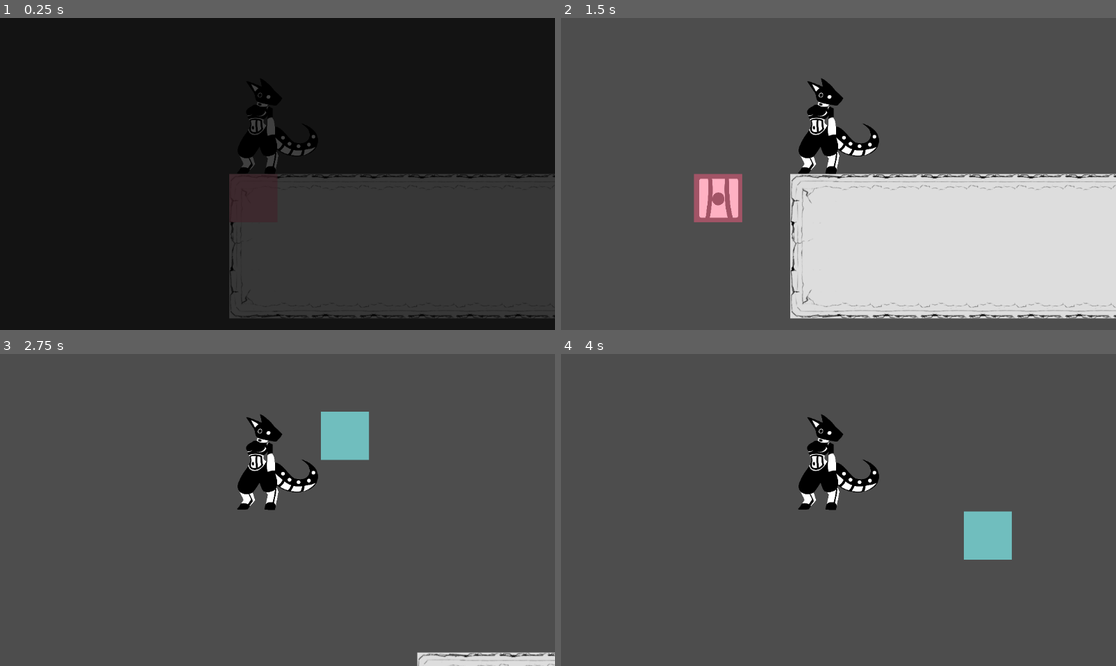
Above: before the commit, frames 1-4 (two rows, left to right).
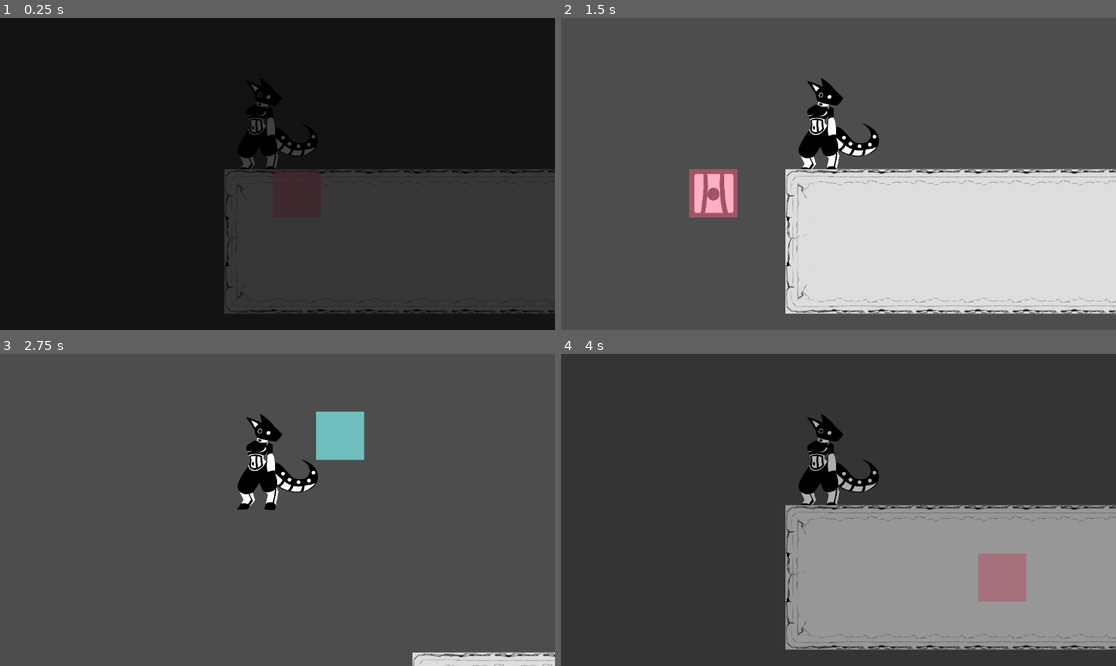
Above: after the commit, the same moments.

Repository: scales-in-git/TeamTime
Game: Godot game, scene res://Scenes/Levels/Debug/RundimentaryLevels/LevelA.tscn
Two runs of this game, one before a commit and one after it. Both use one fixed random seed, a clock stepped at 60 frames per second and the inputs below. The project has no main scene, so this scene is started directly.
Inputs (mouse positions are in pixels of both pictures, inside the frame that each line leads up to):
- Up to frame 1 (0.25 s): no input
- Up to frame 2 (1.5 s): move the mouse to (960, 158) at 0.52 s; hold Right mouse button (player_block_delete) 0.53-1.28 s; hold D (player_right) from 0.53 s (still down); tap Space (player_jump) at 0.77 s; tap Enter at 1.25 s; move the mouse to (727, 189) at 1.27 s; click (727, 189) at 1.35 s
- Up to frame 3 (2.75 s): tap Space (player_jump) at 1.52, 2 s; move the mouse to (333, 441) at 2.02 s; release D (player_right) at 2.03 s; hold A (player_left) from 2.03 s (still down); hold Q (player_delete_all) from 2.03 s (still down)
- Up to frame 4 (4 s): move the mouse to (810, 572) at 2.77 s; release A (player_left) at 2.78 s; release Q (player_delete_all) at 2.78 s; hold D (player_right) from 2.78 s (still down); right-click (810, 572) at 2.85 s; tap Space (player_jump) at 3.02, 3.77 s; move the mouse to (1005, 556) at 3.52 s; press the mouse at (1005, 556) at 3.53 s

The runs differ from the first frame. In frame 1, 1.6% of the frame differs, in the area x 40-100%, y 48-97%; in frame 2, 5.3%; in frame 3, 0.6%; in frame 4, 98%, in the area x 0-100%, y 0-100%.

Commit message:
Death Pits woohoo

Diff:
--- a/Scenes/Levels/Debug/RundimentaryLevels/LevelA.tscn
+++ b/Scenes/Levels/Debug/RundimentaryLevels/LevelA.tscn
@@ -1,10 +1,14 @@
-[gd_scene load_steps=6 format=4 uid="uid://fv5qoda6vwj4"]
+[gd_scene load_steps=8 format=4 uid="uid://fv5qoda6vwj4"]
 
 [ext_resource type="TileSet" uid="uid://c25hcjc6u3jq1" path="res://Scenes/Levels/DebugTileSet.tres" id="1_c0w2p"]
 [ext_resource type="PackedScene" uid="uid://yhp7gr6fmrn5" path="res://Scenes/Mechanics/Exit/InstantExit/InstantExit.tscn" id="3_gmhiq"]
 [ext_resource type="PackedScene" uid="uid://uuf6ujkuy7bv" path="res://Scenes/Mechanics/Entrance/WalkingEntrance/WalkingEntrance.tscn" id="3_h1f6c"]
 [ext_resource type="PackedScene" uid="uid://dbehr8mfolttb" path="res://Scenes/Utility/SmartMusicPlayer.tscn" id="4_h1f6c"]
 [ext_resource type="AudioStream" uid="uid://d2tfnsct46q64" path="res://music/lab_ambience.wav" id="5_sp5aj"]
+[ext_resource type="PackedScene" uid="uid://jhjkr5mcfjhg" path="res://Scenes/Mechanics/DeathPit/DeathPit.tscn" id="6_hka5o"]
+
+[sub_resource type="RectangleShape2D" id="RectangleShape2D_63nxv"]
+size = Vector2(10000, 300)
 
 [node name="LevelA" type="Node2D"]
 
@@ -17,7 +21,13 @@
 scene = "uid://c1dpvnlb8w12k"
 
 [node name="WalkingEntrance" parent="." instance=ExtResource("3_h1f6c")]
-position = Vector2(-400, 0)
+position = Vector2(-390, 10)
 
 [node name="SmartMusicPlayer" parent="." instance=ExtResource("4_h1f6c")]
 music = ExtResource("5_sp5aj")
+
+[node name="DeathPit" parent="." instance=ExtResource("6_hka5o")]
+position = Vector2(0, 500)
+
+[node name="CollisionShape2D" type="CollisionShape2D" parent="DeathPit"]
+shape = SubResource("RectangleShape2D_63nxv")
--- /dev/null
+++ b/Scenes/Mechanics/DeathPit/DeathPit.gd
@@ -0,0 +1,6 @@
+extends Area2D
+
+func _on_body_entered(body):
+    print("Hello")
+    if body is Player:
+        SceneTransition.reset_scene()
--- /dev/null
+++ b/Scenes/Mechanics/DeathPit/DeathPit.tscn
@@ -0,0 +1,8 @@
+[gd_scene load_steps=2 format=3 uid="uid://jhjkr5mcfjhg"]
+
+[ext_resource type="Script" uid="uid://up3ygl4a013v" path="res://Scenes/Mechanics/DeathPit/DeathPit.gd" id="1_lsin3"]
+
+[node name="DeathPit" type="Area2D"]
+script = ExtResource("1_lsin3")
+
+[connection signal="body_entered" from="." to="." method="_on_body_entered"]
--- a/Scripts/Autoloads/SceneTransition.gd
+++ b/Scripts/Autoloads/SceneTransition.gd
@@ -1,11 +1,13 @@
 extends Node
+
+var current_scene
 
 
 func background_load_transition(new_place) -> void:
 	ResourceLoader.load_threaded_request(new_place)
 
 func transition(new_place) -> void:
-	var level_scene = ResourceLoader.load_threaded_get(new_place)
+	current_scene = ResourceLoader.load_threaded_get(new_place)
 
 	if Game.player:
 		Game.player.get_parent().remove_child(Game.player)
@@ -14,5 +16,13 @@
 
 	# Todo: If this is called but new_place isn't ready to load, then a
 	#  loading screen should appear.
-	get_tree().call_deferred("change_scene_to_packed", level_scene)
+	get_tree().call_deferred("change_scene_to_packed", current_scene)
 	# get_tree().change_scene_to_packed(level_scene)
+
+func reset_scene():
+	if Game.player:
+		Game.player.get_parent().remove_child(Game.player)
+		Game.player.call_deferred("queue_free")
+		Game.player = null
+
+	get_tree().reload_current_scene()
Not shown, added: Scenes/Mechanics/DeathPit/DeathPit.gd.uid
